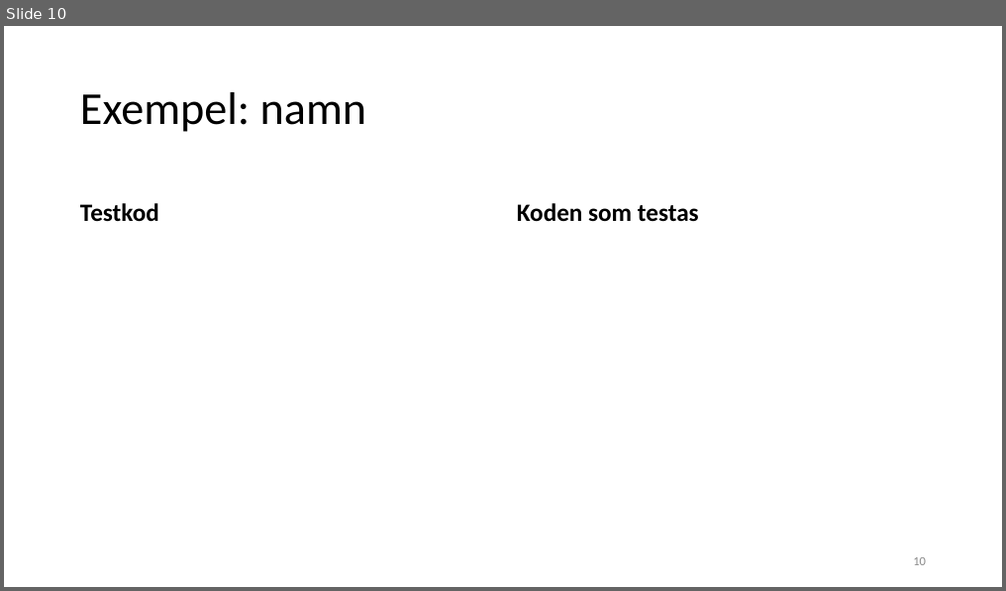
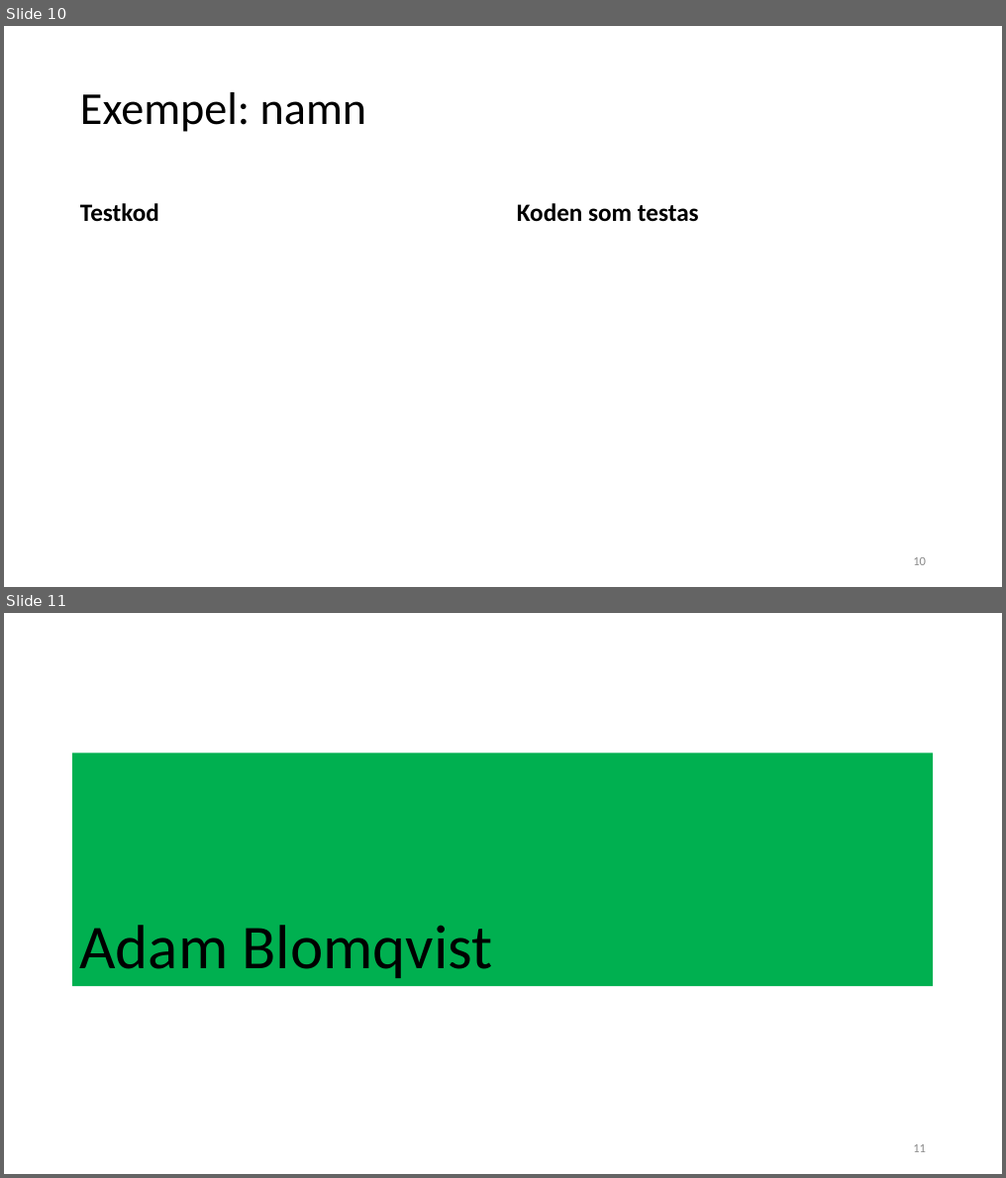
Before and after one commit to forrpa/Fake-Game-Testing, a slide deck: slutredovisning.pptx. Shown one above the other, each under a label of ours: slide 10 before the commit, slides 10 and 11 after it. The pictures are 1006x591 and 1006x1178 pixels, drawn with LibreOffice and Linux fonts; fonts in the diff are those of the drawing. Boxes give left, top, right and bottom in pixels: in the first picture for what was removed or moved away, otherwise in the second. Text is boxed around its words. In the diff, an @@ line names an element or a change of style, - is before the commit and + after.

```diff
--- a/slutredovisning.pptx
+++ b/slutredovisning.pptx
@@ slide 11 added at [4,613,1002,1174], background #FFFFFF @@
@@ title added at [72,753,933,986], fill #00B050, 60 pt, text #000000 @@
+Adam Blomqvist
@@ page number added at [913,1145,926,1153], 12 pt, text #8C8C8C @@
+11
```
Also in this commit, not shown: 1 slide changed, 16 other slides added, 1 slide removed.
